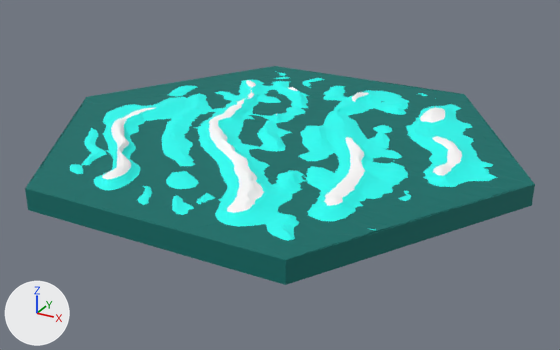
The glTF model public/assets/water.glb, before and after one commit.
Both versions are drawn from a camera (50 mm lens) standing at (51.9, -94.0, 43.5) and looking at (1.2, -1.8, -2.6). Every picture has the same lights, and +X, +Y and +Z are marked at lower left. The picture after the commit comes second. Vertices at exactly the same position are counted once.

Objects in the first picture: 'water'.
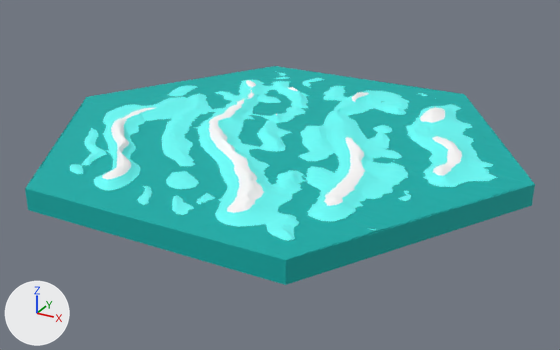
Where the change shows, as pixel boxes [x1, y1, x2, y2] in the pictures (560 x 350 px):
part 1 of me_water___1, recoloured (lighter): [25, 66, 535, 285] in both

Diff of the bpy script that builds the scene:
```diff
--- a/public/assets/water.glb.py
+++ b/public/assets/water.glb.py
@@ me_water___1 @@
 me_water___1.from_pydata(...)  # 9503 vertices, 18892 faces; spans x -37.0..37.0, y -32.0..32.0, z 0.0..4.8
 # used by ob_water; location = (0.0, 0.0, 0.0)
+# me_water___1 part 1: 16054 faces centred in x -36.5..36.7, y -32.0..32.0, z 0.0..3.9 are repainted in the vertex colours; the middle colour goes from cyan #27fff5 to cyan #6dfffb
 me_water___1.materials.append(mat_mat_water)
```
